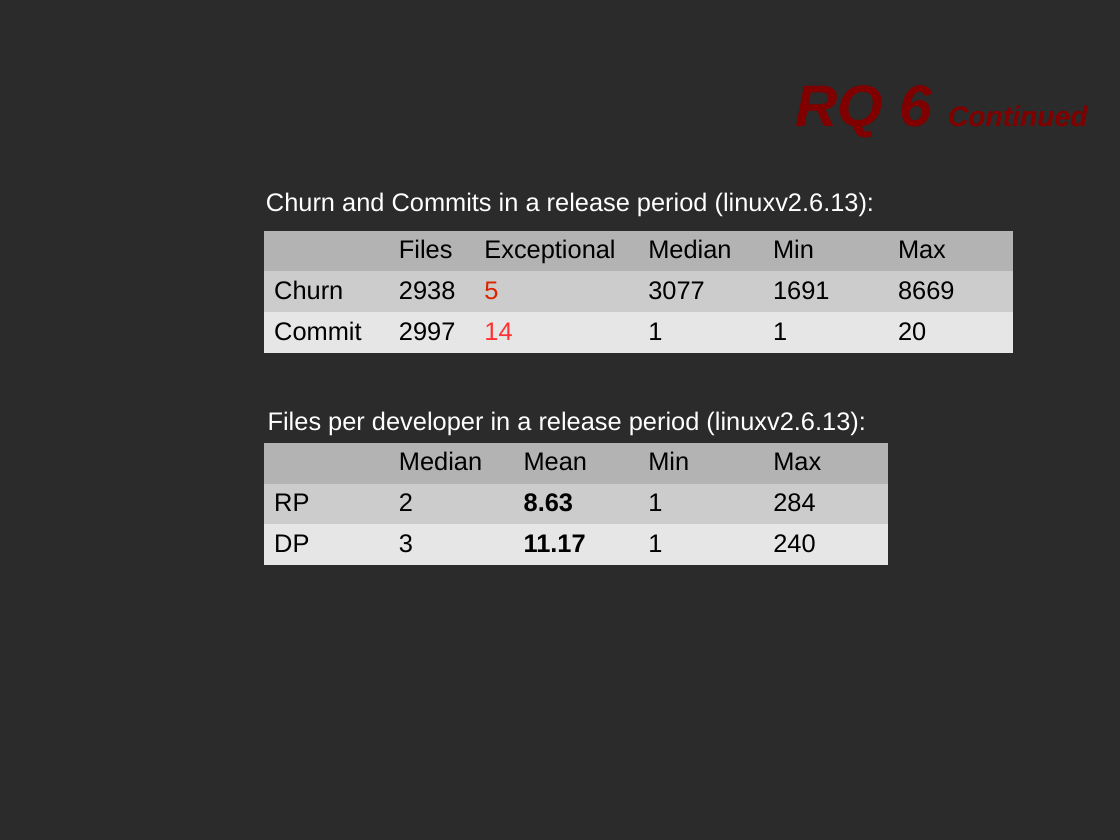
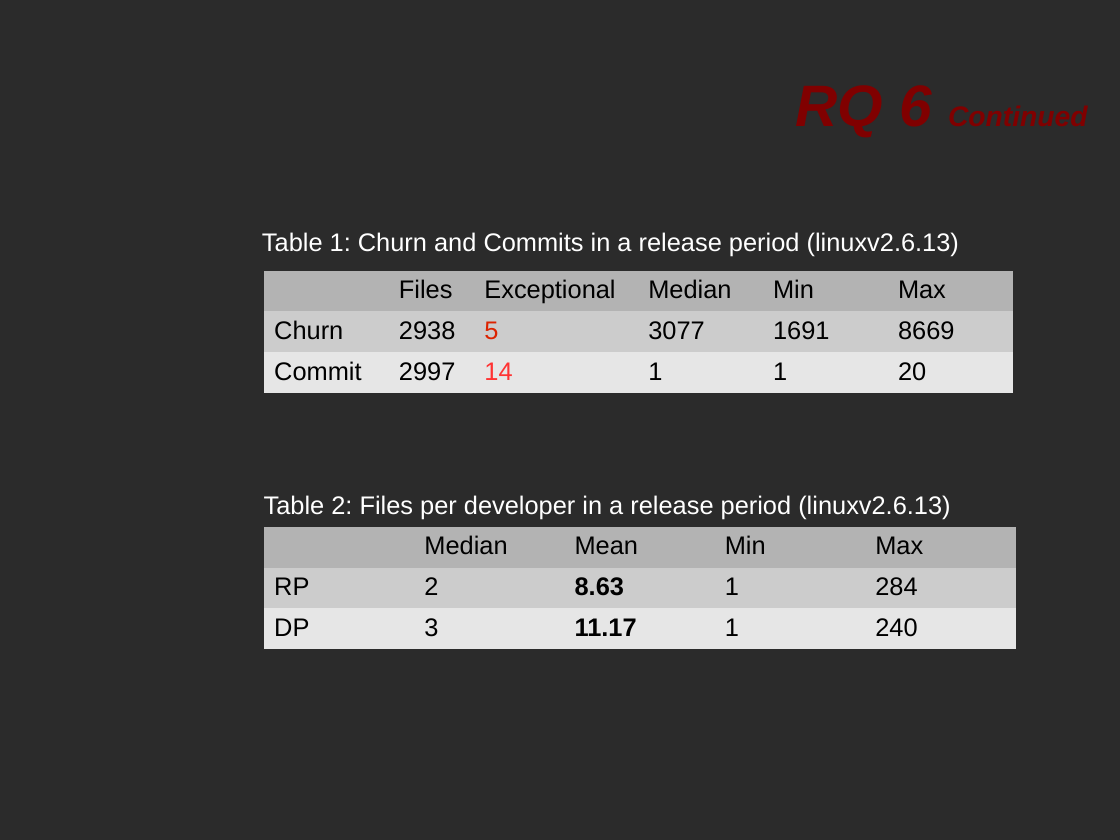
Before and after one commit to tajmilur-rahman/SOEN691D, a slide deck: slide 16 of presentation/research/paper1.odp. Drawn at 1120x840 pixels with LibreOffice and Linux fonts; fonts in the diff are those of the drawing; background and template pictures are left out; a plain dark background stands for a picture behind light text. Boxes give left, top, right and bottom in pixels: in the first picture for what was removed or moved away, otherwise in the second. Text is boxed around its words. In the diff, an @@ line names an element or a change of style, - is before the commit and + after.

```diff
--- a/presentation/research/paper1.odp
+++ b/presentation/research/paper1.odp
@@ text at (262,232,959,257): text changed @@
-Churn and Commits in a release period (linuxv2.6.13):
+Table 1: Churn and Commits in a release period (linuxv2.6.13)
@@ table: place and size @@
-table at (264,231,1013,348)
+table at (264,271,1013,388)
@@ text at (264,495,950,520): text changed @@
-Files per developer in a release period (linuxv2.6.13):
+Table 2: Files per developer in a release period (linuxv2.6.13)
@@ table: place and size @@
-table at (264,443,889,560)
+table at (264,527,1016,644)
```
Also in this commit, not shown: 14 other slides changed, 16 other files.
